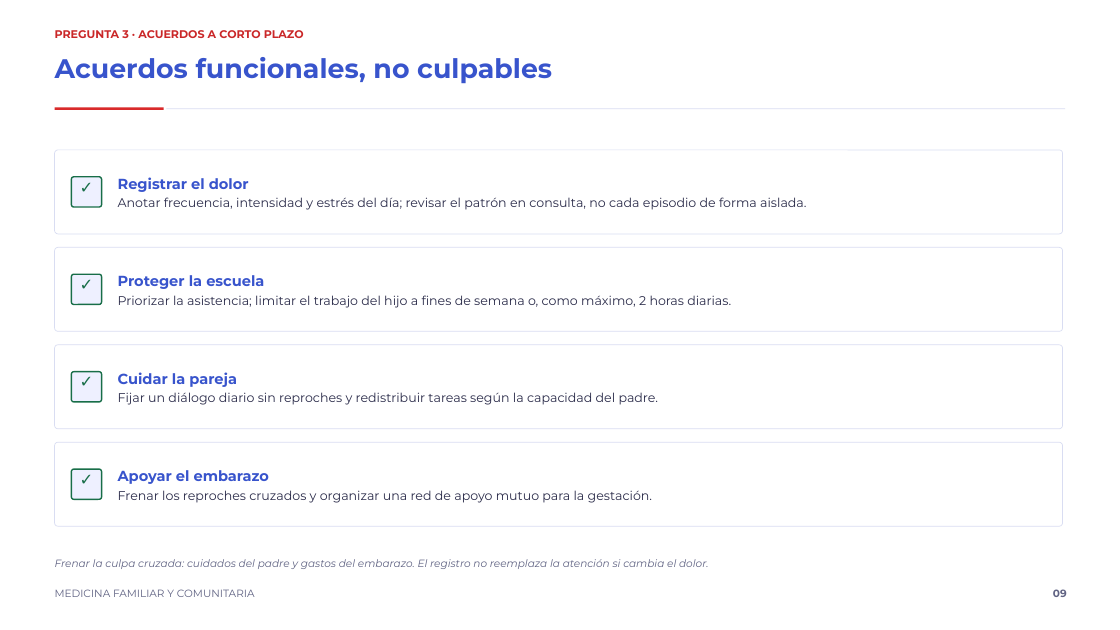
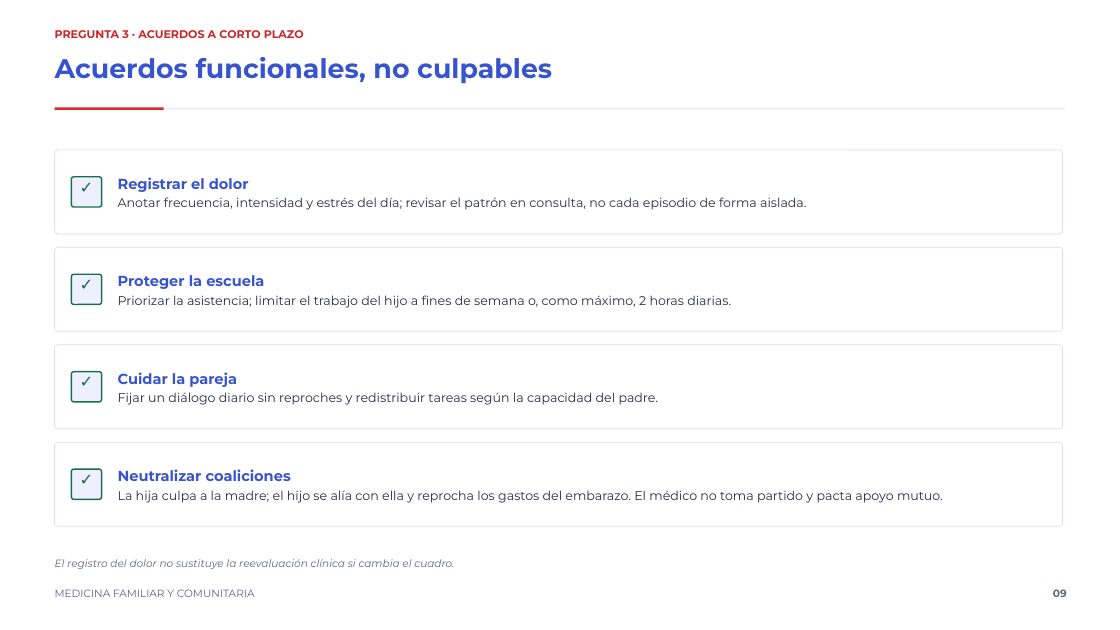
Before and after one commit to rpsin9096/slide-repo-v1, a slide deck: slide 9 of presentacion_caso4_prado_es.pptx. Drawn at 1120x630 pixels with LibreOffice and Linux fonts; fonts in the diff are those of the drawing. Boxes give left, top, right and bottom in pixels: in the first picture for what was removed or moved away, otherwise in the second. Text is boxed around its words. In the diff, an @@ line names an element or a change of style, - is before the commit and + after.

```diff
--- a/presentacion_caso4_prado_es.pptx
+++ b/presentacion_caso4_prado_es.pptx
@@ text at <box>118,469,943,503</box>: text changed @@
-Apoyar el embarazo
-Frenar los reproches cruzados y organizar una red de apoyo mutuo para la gestación.
+Neutralizar coaliciones
+La hija culpa a la madre; el hijo se alía con ella y reprocha los gastos del embarazo. El médico no toma partido y pacta apoyo mutuo.
@@ text at <box>55,559,454,569</box>: text changed @@
-Frenar la culpa cruzada: cuidados del padre y gastos del embarazo. El registro no reemplaza la atención si cambia el dolor.
+El registro del dolor no sustituye la reevaluación clínica si cambia el cuadro.
```
Also in this commit, not shown: 7 other slides changed, 1 slide added, 1 slide removed, 1 other file.
